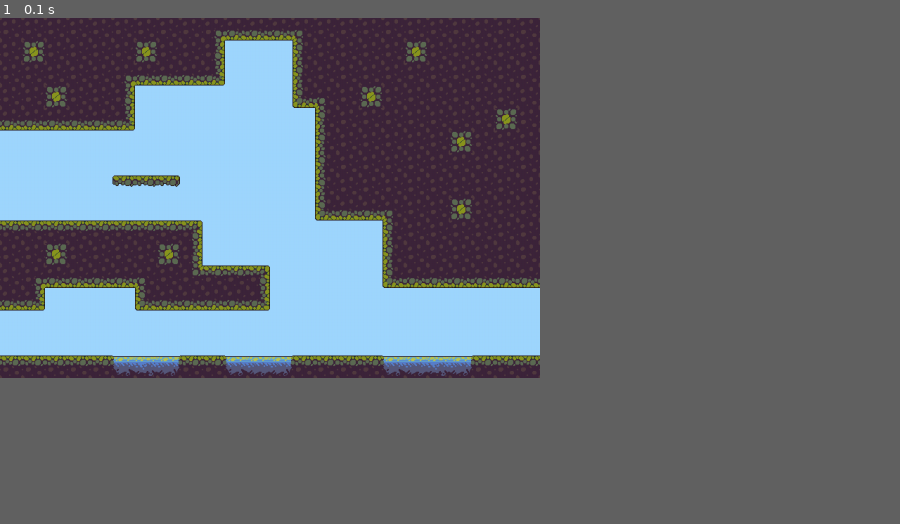
Above: before the commit, frame 1.
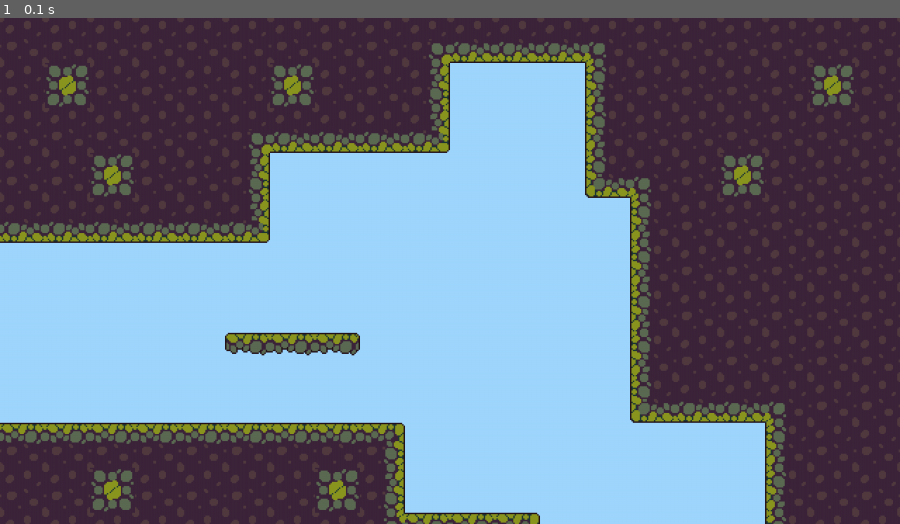
Above: after the commit, the same moment.

Repository: KDO1T/Return-To-Sender
Game: pygame game, started from main.py
The game is run twice, just before and just after one commit, with the same random seed, the same clock (stepped at 60 frames per second) and the same inputs.
Inputs:
- Up to frame 1 (0.1 s): no input
In our replay, the window is 540x360 before the commit and 900x506 after it. These sizes can differ from the game's own. Grey fills any space a smaller window leaves; there, only what the larger window draws over its background counts as a difference.

The runs differ from the first frame. In frame 1, 64% of the frame differs, in the area x 0-100%, y 0-100%.

Commit message:
Window Resolution + Window Sizing Got a functional scaling with user monitor resolution and baseline resolution, got a slightly functional window sizing mechanic except borderless, funky because of the top taskbar.

Diff:
--- a/main.py
+++ b/main.py
@@ -6,10 +6,21 @@
 
 clock = pygame.time.Clock()
 
-display_w , display_h = 768, 512
+#grab resolution for the users monitor
+resolution = pygame.display.get_desktop_sizes()
+#baseline resolution
+base_res_x, base_res_y = 640, 360
 
-canvas = pygame.Surface((display_w,display_h))
-screen = pygame.display.set_mode((display_w,display_h))
+display_w , display_h = resolution[0]   #index 0 for the first monitor
+window_w, window_h = 1280,720
+
+screen_state_w, screen_state_h = window_w, window_h
+
+#base window status
+status = RESIZABLE
+
+canvas = pygame.Surface((base_res_x, base_res_y))
+screen = pygame.display.set_mode((screen_state_w, screen_state_h), status)
 
 sprites = Spritesheet('spritesheet.png')
 
@@ -23,8 +34,35 @@
             pygame.quit()
             sys.exit()
 
+        if event.type == VIDEORESIZE and status == RESIZABLE:
+            window_w, window_h = event.w , event.h
+            screen_state_w, screen_state_h = window_w, window_h
+            screen = pygame.display.set_mode((screen_state_w, screen_state_h),status)
+
+        if event.type == KEYDOWN:
+            if event.key == K_F1:
+                status = RESIZABLE
+                screen_state_w, screen_state_h = window_w, window_h
+                screen = pygame.display.set_mode((screen_state_w, screen_state_h), status)
+
+            elif event.key == K_F2:
+                status = NOFRAME
+                screen_state_w, screen_state_h = display_w, display_h
+                screen = pygame.display.set_mode((display_w, display_h), status)
+
+            elif event.key == K_F3:
+                status = FULLSCREEN
+                screen_state_w, screen_state_h = display_w, display_h
+                screen = pygame.display.set_mode((display_w,display_h), status)
+
+
+
     canvas.fill((159, 215, 255))    #nice sky background
     map.draw_map(canvas)    #uses the draw_map function to blit the surface of the tilemap onto the screen
-    screen.blit(canvas,(0,0))   #creates a window to be displayed
+
+    #scale the screen
+    scaled_resolution = pygame.transform.scale(canvas, (screen_state_w, screen_state_h))
+
+    screen.blit(scaled_resolution,(0,0))   #creates a window to be displayed
     pygame.display.update()
     clock.tick(60)
